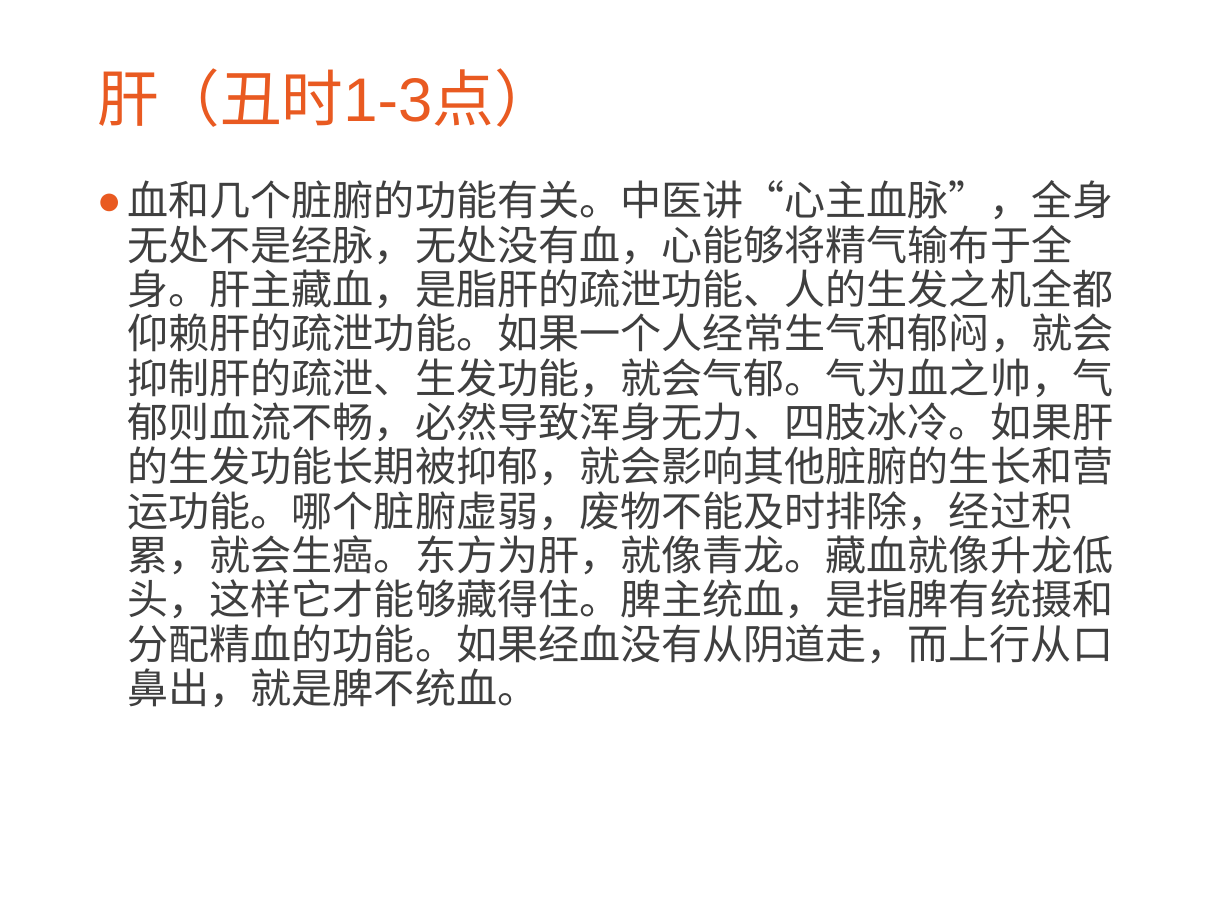
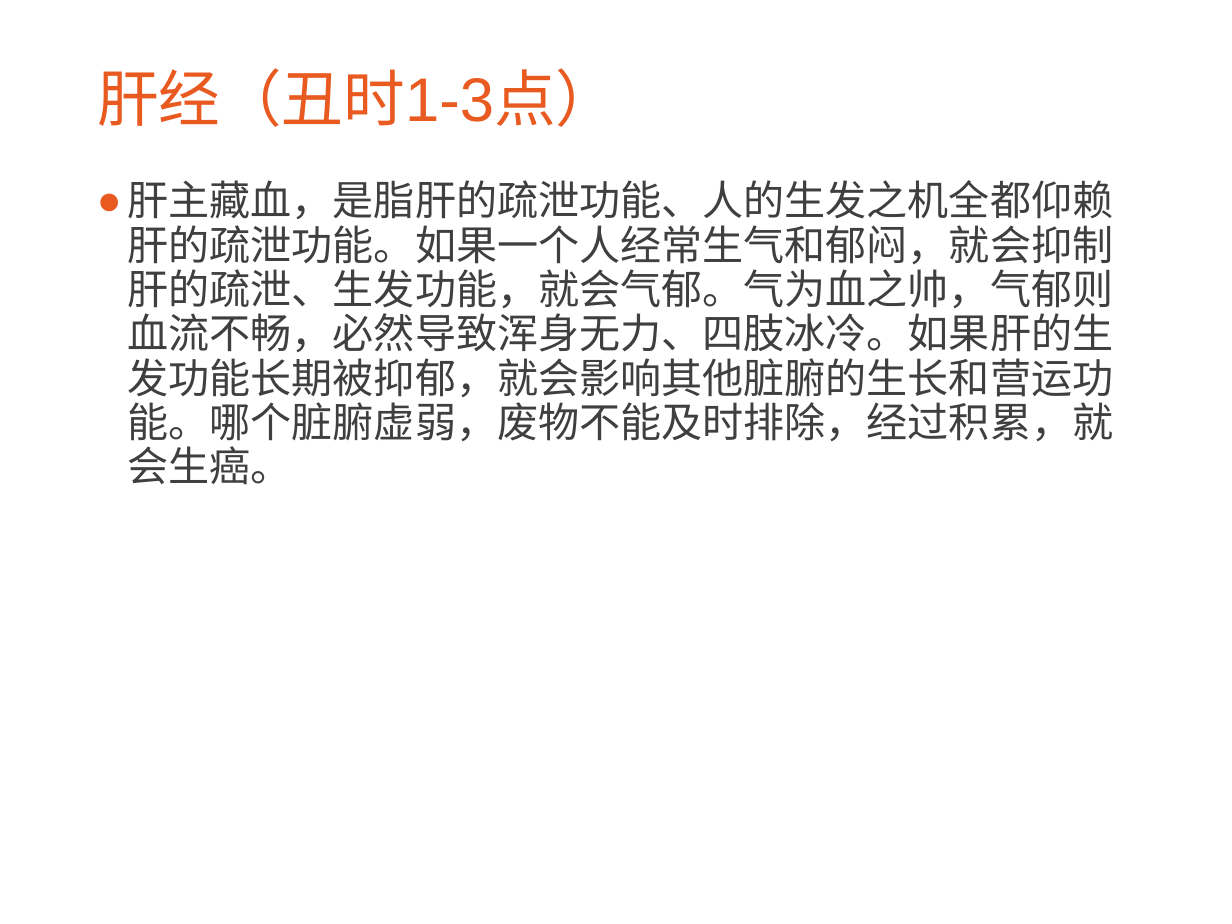
Before and after one commit to CatMan1994/file, a slide deck: slide 5 of 中医与养生分享会/中医与养生.ppt (slide 6 before the commit). Drawn at 1232x924 pixels with LibreOffice and Linux fonts; fonts in the diff are those of the drawing; background and template pictures are left out. Boxes give left, top, right and bottom in pixels: in the first picture for what was removed or moved away, otherwise in the second. Text is boxed around its words. In the diff, an @@ line names an element or a change of style, - is before the commit and + after.

```diff
--- a/中医与养生分享会/中医与养生.ppt
+++ b/中医与养生分享会/中医与养生.ppt
@@ title at box(97, 68, 617, 127): text changed @@
-肝（丑时1-3点）
+肝经（丑时1-3点）
@@ text at box(128, 180, 1114, 485): text changed @@
-● 血和几个脏腑的功能有关。中医讲“心主血脉”，全身无处不是经脉，无处没有血，心能够将精气输布于全身。肝主藏血，是脂肝的疏泄功能、人的生发之机全都仰赖肝的疏泄功能。如果一个人经常生气和郁闷，就会抑制肝的疏泄、生发功能，就会气郁。气为血之帅，气郁则血流不畅，必然导致浑身无力、四肢冰冷。如果肝的生发功能长期被抑郁，就会影响其他脏腑的生长和营运功能。哪个脏腑虚弱，废物不能及时排除，经过积累，就会生癌。东方为肝，就像青龙。藏血就像升龙低头，这样它才能够藏得住。脾主统血，是指脾有统摄和分配精血的功能。如果经血没有从阴道走，而上行从口鼻出，就是脾不统血。
+● 肝主藏血，是脂肝的疏泄功能、人的生发之机全都仰赖肝的疏泄功能。如果一个人经常生气和郁闷，就会抑制肝的疏泄、生发功能，就会气郁。气为血之帅，气郁则血流不畅，必然导致浑身无力、四肢冰冷。如果肝的生发功能长期被抑郁，就会影响其他脏腑的生长和营运功能。哪个脏腑虚弱，废物不能及时排除，经过积累，就会生癌。
```
Also in this commit, not shown: 9 other slides changed, 1 slide added, 2 slides removed, 1 other file.
